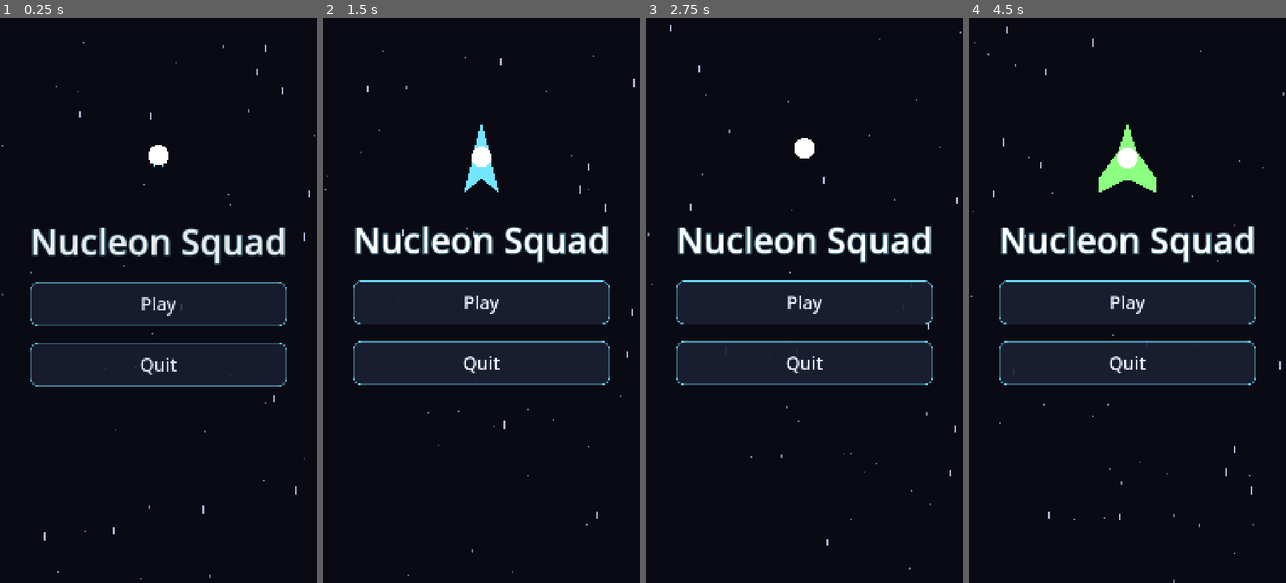
Above: before the commit, frames 1-4 (left to right).
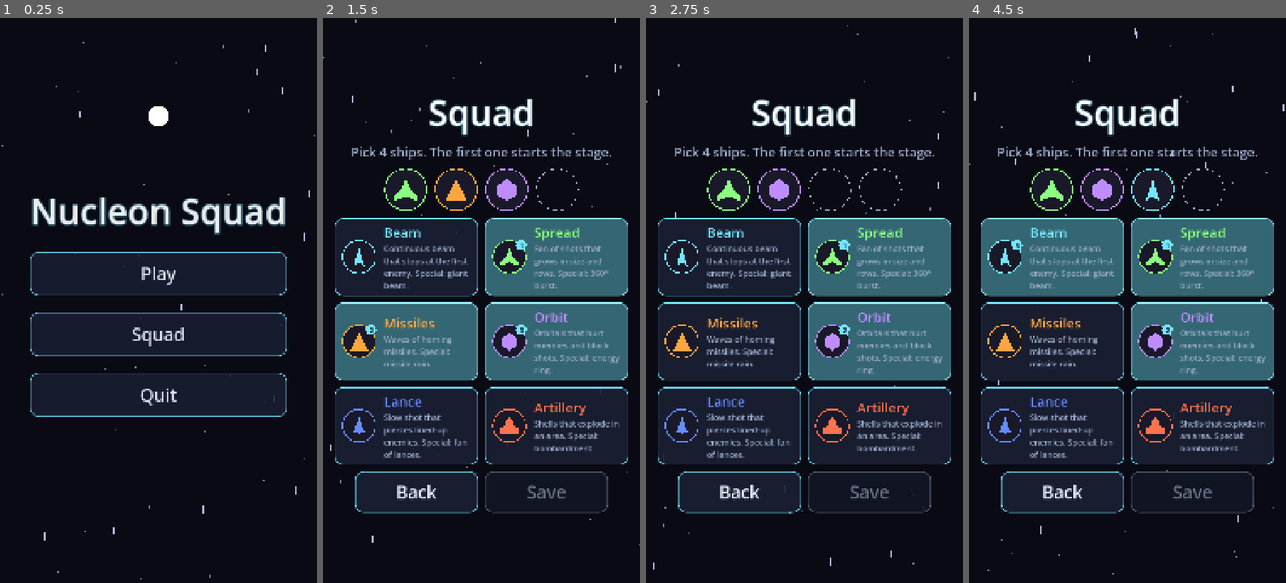
Above: after the commit, the same moments.

Repository: GDPonsoni/Nucleon-Squad-3D
Game: Godot game, scene res://scenes/menu.tscn
Same seed, same stepped clock (60 frames per second), same inputs: the game is played once before the commit and once after it.
Inputs (mouse positions are in pixels of both pictures, inside the frame that each line leads up to):
- Up to frame 1 (0.25 s): no input
- Up to frame 2 (1.5 s): click (481, 334) at 0.5 s, where only the run after the commit has a clickable "Squad"; click (405, 187) at 1.27 s
- Up to frame 3 (2.75 s): click (779, 187) at 2.02 s
- Up to frame 4 (4.5 s): click (1152, 187) at 2.77 s; click (1203, 187) at 3.52 s; click (1051, 255) at 4.27 s

The runs differ from the first frame. In frame 1, 22% of the frame differs, in the area x 9-91%, y 15-71%; in frame 2, 42%, in the area x 0-100%, y 0-99%; in frame 3, 38%; in frame 4, 40%.

Commit message:
feat(ui): adiciona tela de montar o esquadrão
Novo botão Esquadrão no menu. A tela mostra os 4 espaços em ordem (o 1º
começa a fase) e cartões com as 6 naves (formato, nome e descrição da
arma e do especial). Tocar num cartão adiciona/remove; tocar num espaço
remove. Salvar só fica ativo com 4 naves. A escolha vai para o save e é
usada nas partidas e na nave do menu; sem escolha, vale o esquadrão
inicial.

Co-Authored-By: Claude Opus 5.5 <noreply@anthropic.com>

Diff:
--- a/data/bodies/artillery_body.tres
+++ b/data/bodies/artillery_body.tres
@@ -6,6 +6,8 @@
 [resource]
 script = ExtResource("1_script")
 id = &"artillery_body"
+name_key = "SHIP_ARTILLERY_NAME"
+description_key = "SHIP_ARTILLERY_DESC"
 color = Color(1, 0.45, 0.3, 1)
 shape = PackedVector2Array(0, -0.45, 0.2, -0.3, 0.2, -0.05, 0.5, 0.15, 0.5, 0.5, -0.5, 0.5, -0.5, 0.15, -0.2, -0.05, -0.2, -0.3)
 weapon = ExtResource("2_weapon")
--- a/data/bodies/beam_body.tres
+++ b/data/bodies/beam_body.tres
@@ -6,6 +6,8 @@
 [resource]
 script = ExtResource("1_script")
 id = &"beam_body"
+name_key = "SHIP_BEAM_NAME"
+description_key = "SHIP_BEAM_DESC"
 color = Color(0.45, 0.9, 1, 1)
 shape = PackedVector2Array(0, -0.5, 0.3, 0.5, 0, 0.3, -0.3, 0.5)
 weapon = ExtResource("2_weapon")
--- a/data/bodies/homing_body.tres
+++ b/data/bodies/homing_body.tres
@@ -6,6 +6,8 @@
 [resource]
 script = ExtResource("1_script")
 id = &"homing_body"
+name_key = "SHIP_HOMING_NAME"
+description_key = "SHIP_HOMING_DESC"
 color = Color(1, 0.65, 0.25, 1)
 shape = PackedVector2Array(0, -0.5, 0.5, 0.5, -0.5, 0.5)
 weapon = ExtResource("2_weapon")
--- a/data/bodies/lance_body.tres
+++ b/data/bodies/lance_body.tres
@@ -6,6 +6,8 @@
 [resource]
 script = ExtResource("1_script")
 id = &"lance_body"
+name_key = "SHIP_LANCE_NAME"
+description_key = "SHIP_LANCE_DESC"
 color = Color(0.4, 0.55, 1, 1)
 shape = PackedVector2Array(0, -0.55, 0.12, -0.1, 0.35, 0.4, 0.12, 0.3, 0, 0.5, -0.12, 0.3, -0.35, 0.4, -0.12, -0.1)
 weapon = ExtResource("2_weapon")
--- a/data/bodies/orbit_body.tres
+++ b/data/bodies/orbit_body.tres
@@ -6,6 +6,8 @@
 [resource]
 script = ExtResource("1_script")
 id = &"orbit_body"
+name_key = "SHIP_ORBIT_NAME"
+description_key = "SHIP_ORBIT_DESC"
 color = Color(0.75, 0.55, 1, 1)
 shape = PackedVector2Array(0, -0.5, 0.42, -0.15, 0.42, 0.25, 0, 0.5, -0.42, 0.25, -0.42, -0.15)
 weapon = ExtResource("2_weapon")
--- a/data/bodies/spread_body.tres
+++ b/data/bodies/spread_body.tres
@@ -6,6 +6,8 @@
 [resource]
 script = ExtResource("1_script")
 id = &"spread_body"
+name_key = "SHIP_SPREAD_NAME"
+description_key = "SHIP_SPREAD_DESC"
 color = Color(0.55, 1, 0.5, 1)
 shape = PackedVector2Array(0, -0.5, 0.15, -0.1, 0.5, 0.3, 0.5, 0.5, 0, 0.3, -0.5, 0.5, -0.5, 0.3, -0.15, -0.1)
 weapon = ExtResource("2_weapon")
--- /dev/null
+++ b/data/formations/roster.tres
@@ -0,0 +1,14 @@
+[gd_resource type="Resource" script_class="FormationData" format=3]
+
+[ext_resource type="Script" path="res://scripts/player/formation_data.gd" id="1_script"]
+[ext_resource type="Script" path="res://scripts/player/body_data.gd" id="2_body_script"]
+[ext_resource type="Resource" path="res://data/bodies/beam_body.tres" id="3_beam_body"]
+[ext_resource type="Resource" path="res://data/bodies/spread_body.tres" id="4_spread_body"]
+[ext_resource type="Resource" path="res://data/bodies/homing_body.tres" id="5_homing_body"]
+[ext_resource type="Resource" path="res://data/bodies/orbit_body.tres" id="6_orbit_body"]
+[ext_resource type="Resource" path="res://data/bodies/lance_body.tres" id="7_lance_body"]
+[ext_resource type="Resource" path="res://data/bodies/artillery_body.tres" id="8_artillery_body"]
+
+[resource]
+script = ExtResource("1_script")
+bodies = Array[ExtResource("2_body_script")]([ExtResource("3_beam_body"), ExtResource("4_spread_body"), ExtResource("5_homing_body"), ExtResource("6_orbit_body"), ExtResource("7_lance_body"), ExtResource("8_artillery_body")])
--- a/data/i18n/strings.csv
+++ b/data/i18n/strings.csv
@@ -33,3 +33,19 @@
 REVIVE_SKIP,No thanks,"Não, obrigado"
 AD_PLACEHOLDER,Ad,Anúncio
 AD_PLACEHOLDER_INFO,(simulated - no ads yet),(simulado - ainda sem anúncios)
+SHIP_BEAM_NAME,Beam,Raio
+SHIP_BEAM_DESC,Continuous beam that stops at the first enemy. Special: giant beam.,Raio contínuo que para no primeiro inimigo. Especial: raio gigante.
+SHIP_SPREAD_NAME,Spread,Leque
+SHIP_SPREAD_DESC,Fan of shots that grows in size and rows. Special: 360° burst.,Leque de tiros que cresce em tamanho e fileiras. Especial: rajada 360°.
+SHIP_HOMING_NAME,Missiles,Mísseis
+SHIP_HOMING_DESC,Waves of homing missiles. Special: missile rain.,Ondas de mísseis teleguiados. Especial: chuva de mísseis.
+SHIP_ORBIT_NAME,Orbit,Órbita
+SHIP_ORBIT_DESC,Orbitals that hurt enemies and block shots. Special: energy ring.,Orbitais que ferem inimigos e bloqueiam tiros. Especial: anel de energia.
+SHIP_LANCE_NAME,Lance,Lança
+SHIP_LANCE_DESC,Slow shot that pierces lined-up enemies. Special: fan of lances.,Tiro lento que atravessa inimigos em fila. Especial: leque de lanças.
+SHIP_ARTILLERY_NAME,Artillery,Artilharia
+SHIP_ARTILLERY_DESC,Shells that explode in an area. Special: bombardment.,Projéteis que explodem em área. Especial: bombardeio.
+MENU_SQUAD,Squad,Esquadrão
+SQUAD_TITLE,Squad,Esquadrão
+SQUAD_HINT,Pick 4 ships. The first one starts the stage.,Escolha 4 naves. A primeira começa a fase.
+SQUAD_SAVE,Save,Salvar
--- a/project.godot
+++ b/project.godot
@@ -12,9 +12,9 @@
 
 config/name="nucleonSquad"
 run/main_scene="res://scenes/menu.tscn"
+config/quit_on_go_back=false
 config/features=PackedStringArray("4.7", "Mobile")
 config/icon="res://icon.svg"
-config/quit_on_go_back=false
 
 [autoload]
 
--- /dev/null
+++ b/scenes/squad.tscn
@@ -0,0 +1,12 @@
+[gd_scene format=3]
+
+[ext_resource type="Script" path="res://scripts/ui/squad_screen.gd" id="1_squad"]
+
+[node name="Squad" type="Control"]
+layout_mode = 3
+anchors_preset = 15
+anchor_right = 1.0
+anchor_bottom = 1.0
+grow_horizontal = 2
+grow_vertical = 2
+script = ExtResource("1_squad")
--- a/scripts/core/game.gd
+++ b/scripts/core/game.gd
@@ -30,7 +30,7 @@
 func _ready() -> void:
 	var planet: PlanetData = Session.planet()
 	RenderingServer.set_default_clear_color(planet.background_color)
-	state = MatchState.new(load(Params.formation_path) as FormationData)
+	state = MatchState.new(SaveGame.squad_formation())
 	state.body_destroyed.connect(_on_body_destroyed)
 	state.game_over.connect(_on_game_over)
 
--- a/scripts/core/params.gd
+++ b/scripts/core/params.gd
@@ -23,6 +23,14 @@
 var ui_border_width: int = 3
 var ui_button_padding: float = 24.0
 var ui_panel_padding: float = 48.0
+var squad_spacing: int = 22
+var squad_columns: int = 2
+var squad_slot_size: float = 150.0
+var squad_card_size: Vector2 = Vector2(490.0, 265.0)
+var squad_card_icon_size: float = 120.0
+var squad_name_font_size: int = 46
+var squad_description_font_size: int = 28
+var squad_button_size: Vector2 = Vector2(420.0, 140.0)
 var stage_button_size: Vector2 = Vector2(260.0, 190.0)
 var stage_record_font_size: int = 32
 var results_column_gap: int = 60
@@ -31,7 +39,7 @@
 var debug_unlock_taps: int = 5  # toques no título do seletor (build de debug)
 var ui_enter_seconds: float = 0.45  # entrada dos menus
 var ui_enter_offset: float = 60.0
-var menu_ship_y_ratio: float = 0.24  # altura da nave decorativa no menu
+var menu_ship_y_ratio: float = 0.17  # altura da nave decorativa no menu
 var menu_ship_scale: float = 2.2
 var menu_ship_bob_height: float = 18.0
 var menu_ship_bob_speed: float = 1.6
@@ -101,7 +109,9 @@
 var crack_angle_step: float = 2.1  # rad entre rachaduras
 
 # --- Corpos (formas e armas ficam em data/) ---
-var formation_path: String = "res://data/formations/default.tres"
+var formation_path: String = "res://data/formations/default.tres"  # esquadrão inicial
+var roster_path: String = "res://data/formations/roster.tres"  # todas as naves disponíveis
+var squad_size: int = 4
 var body_max_hits: int = 3
 var body_rebuild_seconds: float = 0.35
 var hit_invulnerability_seconds: float = 1.0  # após levar hit ([EM ABERTO] no GDD)
--- a/scripts/core/save_game.gd
+++ b/scripts/core/save_game.gd
@@ -8,6 +8,7 @@
 var completed: Dictionary = {}  # id da fase -> true (fases concluídas)
 var best_scores: Dictionary = {}  # id da fase -> melhor pontuação
 var unlock_everything: bool = false  # atalho de debug do seletor
+var squad: PackedStringArray = PackedStringArray()  # ids dos corpos escolhidos, em ordem
 ## Versão 1 do save: fase mais avançada na ordem geral. Só é lida (compatibilidade).
 var legacy_highest_unlocked: int = -1
 
@@ -42,6 +43,26 @@
 	return record
 
 
+## Esquadrão escolhido na tela de esquadrão; sem escolha válida, o esquadrão inicial.
+func squad_formation() -> FormationData:
+	var roster := load(Params.roster_path) as FormationData
+	var formation := FormationData.new()
+	for id in squad:
+		for body in roster.bodies:
+			if String(body.id) == id:
+				formation.bodies.append(body)
+	if formation.bodies.size() != Params.squad_size:
+		return load(Params.formation_path) as FormationData
+	return formation
+
+
+func set_squad(bodies: Array[BodyData]) -> void:
+	squad = PackedStringArray()
+	for body in bodies:
+		squad.append(String(body.id))
+	save()
+
+
 func unlock_all() -> void:
 	unlock_everything = true
 	save()
@@ -57,6 +78,7 @@
 		"completed": completed.keys(),
 		"best_scores": best_scores,
 		"unlock_everything": unlock_everything,
+		"squad": squad,
 		"legacy_highest_unlocked": legacy_highest_unlocked,
 	}, "\t"))
 
@@ -74,6 +96,9 @@
 		legacy_highest_unlocked = int(data["highest_unlocked"])
 	legacy_highest_unlocked = int(data.get("legacy_highest_unlocked", legacy_highest_unlocked))
 	unlock_everything = bool(data.get("unlock_everything", false))
+	var chosen: Variant = data.get("squad", [])
+	if typeof(chosen) == TYPE_ARRAY:
+		squad = PackedStringArray(chosen)
 	var done: Variant = data.get("completed", [])
 	if typeof(done) == TYPE_ARRAY:
 		for id in done:
--- a/scripts/core/scene_paths.gd
+++ b/scripts/core/scene_paths.gd
@@ -3,4 +3,5 @@
 
 const MENU: String = "res://scenes/menu.tscn"
 const STAGE_SELECT: String = "res://scenes/stage_select.tscn"
+const SQUAD: String = "res://scenes/squad.tscn"
 const GAME: String = "res://scenes/game.tscn"
--- a/scripts/player/body_data.gd
+++ b/scripts/player/body_data.gd
@@ -3,6 +3,8 @@
 ## Corpo da nave: formato + arma. Valores em data/bodies/*.tres.
 
 @export var id: StringName
+@export var name_key: String  # tradução do nome (tela de esquadrão)
+@export var description_key: String  # tradução da descrição curta
 @export var color: Color = Color.WHITE
 ## Contorno em unidades (-0.5..0.5, ponta em y = -0.5), escalado por Params.ship_size.
 @export var shape: PackedVector2Array = PackedVector2Array()
--- a/scripts/ui/main_menu.gd
+++ b/scripts/ui/main_menu.gd
@@ -1,5 +1,5 @@
 extends Control
-## Menu inicial: escolher a fase ou sair do jogo. Fundo de estrelas e nave animada.
+## Menu inicial: escolher a fase, montar o esquadrão ou sair do jogo. Fundo de estrelas e nave animada.
 
 
 func _ready() -> void:
@@ -24,6 +24,10 @@
 	play_button.pressed.connect(_on_play_pressed)
 	column.add_child(play_button)
 
+	var squad_button := UiFactory.make_button("MENU_SQUAD")
+	squad_button.pressed.connect(SceneTransition.go_to.bind(ScenePaths.SQUAD))
+	column.add_child(squad_button)
+
 	var quit_button := UiFactory.make_button("MENU_QUIT")
 	quit_button.pressed.connect(_on_quit_pressed)
 	column.add_child(quit_button)
--- a/scripts/ui/menu_ship.gd
+++ b/scripts/ui/menu_ship.gd
@@ -11,8 +11,7 @@
 
 
 func _ready() -> void:
-	var formation := load(Params.formation_path) as FormationData
-	_bodies = formation.bodies
+	_bodies = SaveGame.squad_formation().bodies
 	_base_y = position.y
 	_cycle()
 
--- /dev/null
+++ b/scripts/ui/ship_icon.gd
@@ -0,0 +1,44 @@
+class_name ShipIcon
+extends Control
+## Ícone redondo com o formato de um corpo. Sem corpo, mostra um espaço vazio tracejado.
+## Opcionalmente mostra um número (posição no esquadrão).
+
+var body: BodyData:
+	set(value):
+		body = value
+		queue_redraw()
+var number: int = 0:  # 0 = sem número
+	set(value):
+		number = value
+		queue_redraw()
+
+
+func _ready() -> void:
+	mouse_filter = Control.MOUSE_FILTER_IGNORE
+
+
+func _draw() -> void:
+	var center: Vector2 = size * 0.5
+	var radius: float = minf(size.x, size.y) * 0.5 - 4.0
+	if body == null:
+		# Espaço vazio: círculo tracejado
+		var dashes: int = 16
+		for i in dashes:
+			var start: float = TAU * i / dashes
+			draw_arc(center, radius, start, start + TAU / dashes * 0.55, 6, Params.ui_muted_text_color, 3.0)
+		return
+	draw_circle(center, radius, Params.switch_icon_bg_color)
+	draw_arc(center, radius, 0.0, TAU, 48, body.color, 4.0)
+	var points := PackedVector2Array()
+	for point in body.shape:
+		points.append(center + point * radius * Params.switch_icon_shape_scale)
+	draw_colored_polygon(points, body.color)
+	if number > 0:
+		var badge := center + Vector2(radius * 0.72, -radius * 0.72)
+		var badge_radius: float = radius * 0.32
+		draw_circle(badge, badge_radius, Params.ui_accent_color)
+		var font: Font = get_theme_default_font()
+		var font_size: int = int(badge_radius * 1.3)
+		var text := str(number)
+		var text_size: Vector2 = font.get_string_size(text, HORIZONTAL_ALIGNMENT_CENTER, -1, font_size)
+		draw_string(font, badge + Vector2(-text_size.x * 0.5, text_size.y * 0.32), text, HORIZONTAL_ALIGNMENT_CENTER, -1, font_size, Params.background_color)
--- /dev/null
+++ b/scripts/ui/squad_screen.gd
@@ -0,0 +1,157 @@
+extends Control
+## Montar o esquadrão: 4 espaços em ordem (o 1º começa a fase) e cartões com todas
+## as naves. Tocar num cartão adiciona/remove a nave; tocar num espaço a remove.
+## Salvar só fica ativo com o esquadrão completo.
+
+var _roster: Array[BodyData] = []
+var _chosen: Array[BodyData] = []
+var _slots: Array[ShipIcon] = []
+var _cards: Array[Button] = []
+var _card_icons: Array[ShipIcon] = []
+var _save_button: Button
+
+
+func _ready() -> void:
+	RenderingServer.set_default_clear_color(Params.background_color)
+	set_anchors_preset(Control.PRESET_FULL_RECT)
+	UiFactory.apply_theme(self)
+	add_child(Starfield.new())
+
+	_roster = (load(Params.roster_path) as FormationData).bodies
+	_chosen = SaveGame.squad_formation().bodies.duplicate()
+
+	var column := UiFactory.make_column()
+	column.add_theme_constant_override("separation", Params.squad_spacing)
+	var center := UiFactory.make_centered(column)
+	add_child(center)
+	column.add_child(UiFactory.make_title("SQUAD_TITLE"))
+	var hint := UiFactory.make_subtitle("SQUAD_HINT")
+	column.add_child(hint)
+
+	# Espaços do esquadrão, em ordem
+	var slot_row := HBoxContainer.new()
+	slot_row.alignment = BoxContainer.ALIGNMENT_CENTER
+	slot_row.add_theme_constant_override("separation", Params.squad_spacing)
+	column.add_child(slot_row)
+	for i in Params.squad_size:
+		var slot := Button.new()
+		slot.flat = true
+		slot.focus_mode = Control.FOCUS_NONE
+		slot.custom_minimum_size = Vector2.ONE * Params.squad_slot_size
+		slot.pressed.connect(_on_slot_pressed.bind(i))
+		var icon := ShipIcon.new()
+		icon.set_anchors_preset(Control.PRESET_FULL_RECT)
+		slot.add_child(icon)
+		slot_row.add_child(slot)
+		_slots.append(icon)
+
+	# Cartões com todas as naves
+	var grid := GridContainer.new()
+	grid.columns = Params.squad_columns
+	grid.add_theme_constant_override("h_separation", Params.squad_spacing)
+	grid.add_theme_constant_override("v_separation", Params.squad_spacing)
+	column.add_child(grid)
+	for body in _roster:
+		grid.add_child(_make_card(body))
+
+	var buttons := HBoxContainer.new()
+	buttons.alignment = BoxContainer.ALIGNMENT_CENTER
+	buttons.add_theme_constant_override("separation", Params.squad_spacing)
+	column.add_child(buttons)
+	var back := UiFactory.make_button("MENU_BACK")
+	back.custom_minimum_size = Params.squad_button_size
+	back.pressed.connect(_go_back)
+	buttons.add_child(back)
+	_save_button = UiFactory.make_button("SQUAD_SAVE")
+	_save_button.custom_minimum_size = Params.squad_button_size
+	_save_button.pressed.connect(_on_save_pressed)
+	buttons.add_child(_save_button)
+
+	UiFactory.animate_in(center)
+	_refresh()
+
+
+func _make_card(body: BodyData) -> Button:
+	var card := UiFactory.make_button("")
+	card.custom_minimum_size = Params.squad_card_size
+	card.toggle_mode = true
+	card.pressed.connect(_on_card_pressed.bind(body))
+
+	var row := HBoxContainer.new()
+	row.set_anchors_preset(Control.PRESET_FULL_RECT)
+	row.offset_left = Params.ui_button_padding
+	row.offset_right = -Params.ui_button_padding
+	row.add_theme_constant_override("separation", Params.ui_button_padding)
+	row.mouse_filter = Control.MOUSE_FILTER_IGNORE
+	card.add_child(row)
+
+	var icon := ShipIcon.new()
+	icon.body = body
+	icon.custom_minimum_size = Vector2.ONE * Params.squad_card_icon_size
+	icon.size_flags_vertical = Control.SIZE_SHRINK_CENTER
+	row.add_child(icon)
+
+	var texts := VBoxContainer.new()
+	texts.alignment = BoxContainer.ALIGNMENT_CENTER
+	texts.size_flags_horizontal = Control.SIZE_EXPAND_FILL
+	texts.mouse_filter = Control.MOUSE_FILTER_IGNORE
+	row.add_child(texts)
+	var name_label := Label.new()
+	name_label.text = body.name_key
+	name_label.add_theme_color_override("font_color", body.color)
+	name_label.add_theme_font_size_override("font_size", Params.squad_name_font_size)
+	texts.add_child(name_label)
+	var description := UiFactory.make_subtitle(body.description_key)
+	description.horizontal_alignment = HORIZONTAL_ALIGNMENT_LEFT
+	description.autowrap_mode = TextServer.AUTOWRAP_WORD_SMART
+	description.add_theme_font_size_override("font_size", Params.squad_description_font_size)
+	texts.add_child(description)
+
+	_cards.append(card)
+	_card_icons.append(icon)
+	return card
+
+
+func _on_card_pressed(body: BodyData) -> void:
+	if body in _chosen:
+		_chosen.erase(body)
+	elif _chosen.size() < Params.squad_size:
+		_chosen.append(body)
+	_refresh()
+
+
+func _on_slot_pressed(index: int) -> void:
+	if index < _chosen.size():
+		_chosen.remove_at(index)
+		_refresh()
+
+
+## Espaços, número de cada cartão e estado do botão Salvar.
+func _refresh() -> void:
+	for i in _slots.size():
+		_slots[i].body = _chosen[i] if i < _chosen.size() else null
+	for i in _roster.size():
+		var position_in_squad: int = _chosen.find(_roster[i])
+		_cards[i].set_pressed_no_signal(position_in_squad >= 0)
+		_card_icons[i].number = position_in_squad + 1
+	_save_button.disabled = _chosen.size() != Params.squad_size
+
+
+func _on_save_pressed() -> void:
+	SaveGame.set_squad(_chosen)
+	_go_back()
+
+
+func _go_back() -> void:
+	SceneTransition.go_to(ScenePaths.MENU)
+
+
+func _notification(what: int) -> void:
+	# Botão Voltar do Android volta ao menu sem salvar
+	if what == NOTIFICATION_WM_GO_BACK_REQUEST:
+		_go_back()
+
+
+func _unhandled_input(event: InputEvent) -> void:
+	if event.is_action_pressed("ui_cancel"):
+		_go_back()
Not shown, added: scripts/ui/ship_icon.gd.uid
Not shown, added: scripts/ui/squad_screen.gd.uid
